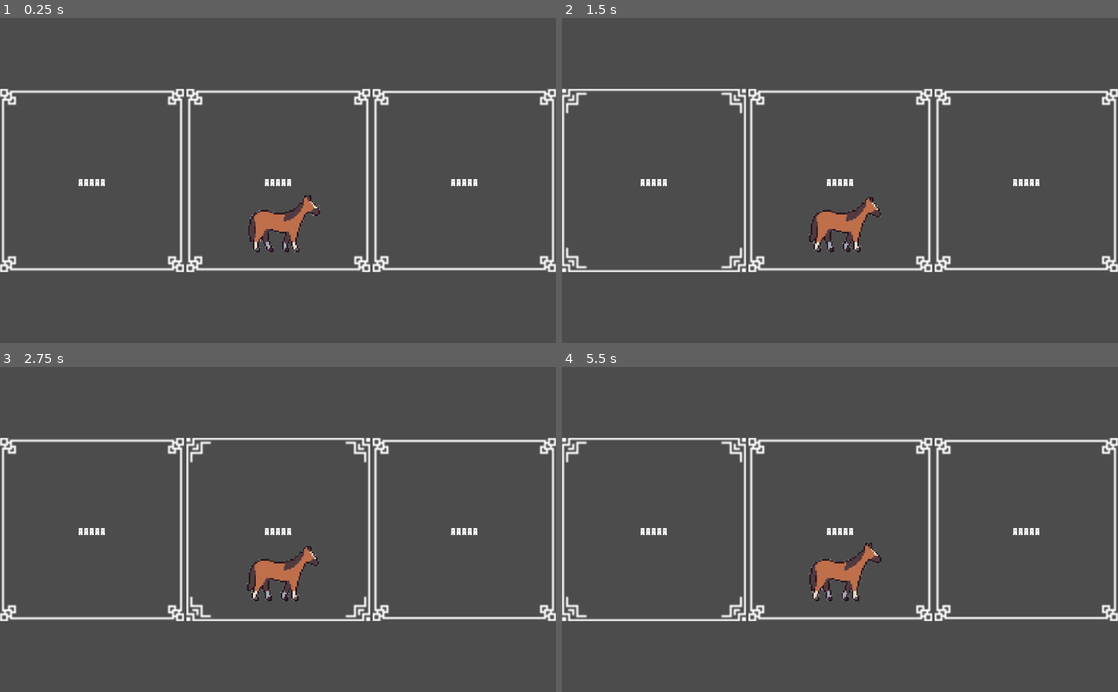
Above: before the commit, frames 1-4 (two rows, left to right).
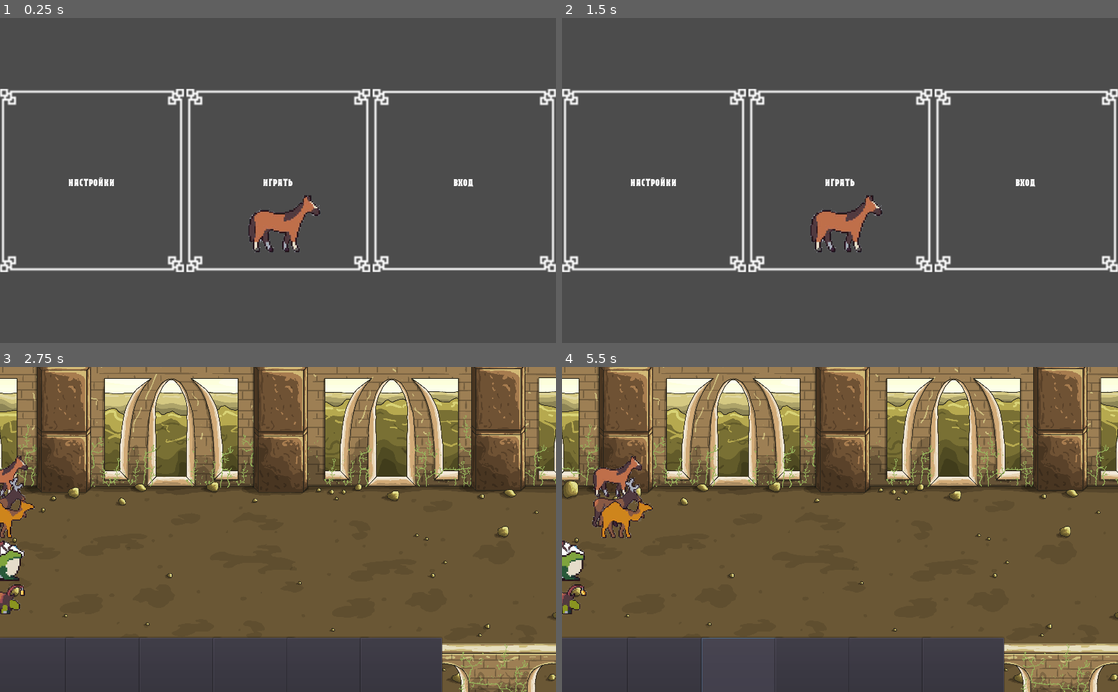
Above: after the commit, the same moments.

Repository: jandarm/Animal_race
Game: Godot game, scene res://Scenes/Menu_scene.tscn
The game is run twice, just before and just after one commit, with the same random seed, the same clock (stepped at 60 frames per second) and the same inputs.
Inputs (mouse positions are in pixels of both pictures, inside the frame that each line leads up to):
- Up to frame 1 (0.25 s): no input
- Up to frame 2 (1.5 s): click "ААААА" (after the commit: "настройки") at 0.5 s; click (589, 323) at 1.25 s, where only the run after the commit has a clickable "назад"
- Up to frame 3 (2.75 s): click "ААААА" (after the commit: "играть") at 2 s
- Up to frame 4 (5.5 s): click (595, 669) at 2.77 s; click (667, 669) at 3.52 s; click (1023, 529) at 4.25 s, where only the run before the commit has a clickable "ААААА"; click (739, 669) at 5.02 s

The runs differ from the first frame. In frame 1, 0.3% of the frame differs, in the area x 12-86%, y 48-52%; in frame 2, 2.6%; in frame 3, 86%, in the area x 0-100%, y 0-100%; in frame 4, 86%.

Commit message:
Начало настроек

Diff:
--- a/Scenes/Menu_scene.tscn
+++ b/Scenes/Menu_scene.tscn
@@ -1,7 +1,20 @@
-[gd_scene load_steps=3 format=2]
+[gd_scene load_steps=7 format=2]
 
 [ext_resource path="res://Scenes/Change_scene_button.tscn" type="PackedScene" id=1]
 [ext_resource path="res://Scenes/Animal_scene.tscn" type="PackedScene" id=2]
+[ext_resource path="res://Assets/Capitalist.ttf" type="DynamicFontData" id=3]
+
+[sub_resource type="DynamicFont" id=1]
+resource_local_to_scene = true
+font_data = ExtResource( 3 )
+
+[sub_resource type="DynamicFont" id=2]
+resource_local_to_scene = true
+font_data = ExtResource( 3 )
+
+[sub_resource type="DynamicFont" id=3]
+resource_local_to_scene = true
+font_data = ExtResource( 3 )
 
 [node name="GridContainer" type="GridContainer"]
 anchor_right = 1.0
@@ -17,6 +30,11 @@
 margin_bottom = 596.0
 size_flags_horizontal = 3
 size_flags_vertical = 3
+destination = "res://Scenes/Settings_scene.tscn"
+
+[node name="Label" parent="btn_settings" index="0"]
+custom_fonts/font = SubResource( 1 )
+text = "настройки"
 
 [node name="btn_play" parent="." instance=ExtResource( 1 )]
 margin_left = 342.0
@@ -24,7 +42,11 @@
 margin_bottom = 596.0
 size_flags_horizontal = 3
 size_flags_vertical = 3
-stretch_mode = 5
+destination = "res://Scenes/Main_scene.tscn"
+
+[node name="Label" parent="btn_play" index="0"]
+custom_fonts/font = SubResource( 2 )
+text = "играть"
 
 [node name="btn_exit" parent="." instance=ExtResource( 1 )]
 margin_left = 684.0
@@ -33,5 +55,13 @@
 size_flags_horizontal = 3
 size_flags_vertical = 3
 
+[node name="Label" parent="btn_exit" index="0"]
+custom_fonts/font = SubResource( 3 )
+text = "вход"
+
 [node name="Animal_sprite" parent="." instance=ExtResource( 2 )]
 position = Vector2( 515, 392 )
+
+[editable path="btn_settings"]
+[editable path="btn_play"]
+[editable path="btn_exit"]
--- /dev/null
+++ b/Scenes/Settings_scene.tscn
@@ -0,0 +1,39 @@
+[gd_scene load_steps=4 format=2]
+
+[ext_resource path="res://Scenes/Change_scene_button.tscn" type="PackedScene" id=1]
+[ext_resource path="res://Assets/Capitalist.ttf" type="DynamicFontData" id=2]
+
+[sub_resource type="DynamicFont" id=1]
+resource_local_to_scene = true
+font_data = ExtResource( 2 )
+
+[node name="Control" type="Control"]
+anchor_right = 1.0
+anchor_bottom = 1.0
+__meta__ = {
+"_edit_lock_": true
+}
+
+[node name="Button" parent="." instance=ExtResource( 1 )]
+margin_left = 12.0
+margin_top = 539.0
+margin_right = 89.0
+margin_bottom = 595.0
+stretch_mode = 0
+destination = "res://Scenes/Menu_scene.tscn"
+
+[node name="Label" parent="Button" index="0"]
+custom_fonts/font = SubResource( 1 )
+text = "назад"
+
+[node name="TeamNumberBtn" type="OptionButton" parent="."]
+margin_left = 379.0
+margin_top = 51.0
+margin_right = 451.0
+margin_bottom = 102.0
+text = "2"
+align = 1
+items = [ "2", null, false, 2, null, "3", null, false, 3, null, "4", null, false, 4, null, "5", null, false, 5, null, "6", null, false, 6, null ]
+selected = 0
+
+[editable path="Button"]
--- a/Scripts/animal_controller.gd
+++ b/Scripts/animal_controller.gd
@@ -1,17 +1,12 @@
 extends Node
 
-# Declare member variables here. Examples:
-# var a = 2
-# var b = "text"
 var movement_body
 var animation_player
-# Called when the node enters the scene tree for the first time.
 var target = 0
 
 func _ready():
 	movement_body = get_node(".")
 	animation_player = get_node("AnimationPlayer")
-	pass # Replace with function body.
 
 func _process(delta):
 	if movement_body.position.x < target:
@@ -19,13 +14,17 @@
 	else:
 		stop()
 	pass
-# Called every frame. 'delta' is the elapsed time since the previous frame.
-#func _process(delta):
-#	pass
+
 func move():
-	run()
-	movement_body.position.x = target
-	target += 100
+	if(target < (get_viewport().get_visible_rect().size[0] - 200)):
+		run()
+		movement_body.position.x = target
+		target += 100
+	else:
+		run()
+		movement_body.position.x = target
+		target += 100
+		print("finish")
 
 func stop():
 	animation_player.play("Idle")
--- a/Scripts/chaning_scene.gd
+++ b/Scripts/chaning_scene.gd
@@ -1,21 +1,13 @@
 extends Node
 
+export(String, FILE) var destination
 
-# Declare member variables here. Examples:
-# var a = 2
-# var b = "text"
-
-
-# Called when the node enters the scene tree for the first time.
 func _ready():
-	pass # Replace with function body.
-
-
-# Called every frame. 'delta' is the elapsed time since the previous frame.
-#func _process(delta):
-#	pass
-
+	pass
 
 func _on_Button_pressed():
-	print(1)
+	if destination:
+		get_tree().change_scene(destination)
+	else:
+		get_tree().quit()
 	pass
--- /dev/null
+++ b/Scripts/game_manager.gd
@@ -0,0 +1,8 @@
+extends Node
+
+var team_count = 2
+var steps_to_win = 8
+
+func _ready():
+	print("manager ready")
+	pass
--- a/project.godot
+++ b/project.godot
@@ -13,6 +13,10 @@
 config/name="Animal_race"
 run/main_scene="res://Scenes/Menu_scene.tscn"
 config/icon="res://icon.png"
+
+[autoload]
+
+GameManager="*res://Scripts/game_manager.gd"
 
 [display]
 
